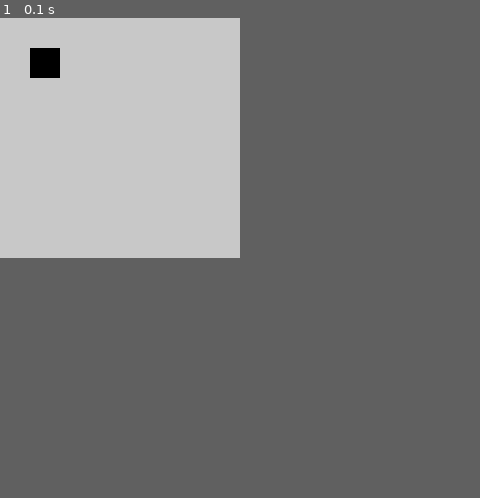
Above: before the commit, frame 1.
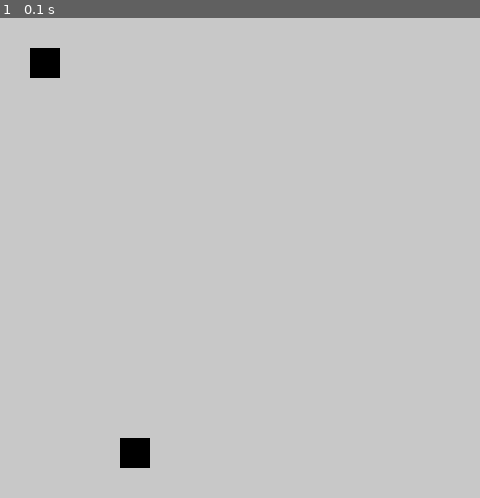
Above: after the commit, the same moment.

Repository: vaibhav02kadam/MP_RBE550
Game: pygame game, started from getting_started/solution/obstacle_field/environment.py
The game is run twice, just before and just after one commit, with the same random seed, the same clock (stepped at 60 frames per second) and the same inputs.
Inputs:
- Up to frame 1 (0.1 s): no input
The window is 240x240 before the commit and 480x480 after it. Grey fills any space a smaller window leaves; there, only what the larger window draws over its background counts as a difference.

The runs differ from the first frame. In frame 1, 0.4% of the frame differs, in the area x 25-32%, y 87-94%.

Commit message:
getting single random obstalce

Diff:
--- a/getting_started/solution/obstacle_field/env_utils.py
+++ b/getting_started/solution/obstacle_field/env_utils.py
@@ -1,8 +1,8 @@
 
 
 #Grid params
-grid_width = 8
-grid_height = 8
+grid_width = 16
+grid_height = 16
 block_size = 30
 
 #Screen params
@@ -12,6 +12,8 @@
 #Colors
 COLOR_BLACK = (0, 0, 0)
 COLOR_WHITE = (200, 200, 200)
+
+obstacle_occupancy_percent = 50
 
 # #Tetrominos
 tetro = [
--- a/getting_started/solution/obstacle_field/environment.py
+++ b/getting_started/solution/obstacle_field/environment.py
@@ -1,5 +1,7 @@
 import os, sys
 import pygame
+import random as rnd
+import math
 from env_utils import*
 
 #Initilising pygame module
@@ -12,11 +14,13 @@
         self.grid_width = grid_width
         self.grid_height = grid_height
         self.block_size = block_size
-        self.tetro = []
+        self.tetro = tetro
         self.grid_env = []
 
         self.screen_width = self.grid_width*self.block_size
         self.screen_height = self.grid_height*self.block_size
+
+        self.obstacle_occupancy = obstacle_occupancy_percent/100
 
         print("Intiliasing Environment with Grid ")
 
@@ -33,9 +37,6 @@
                 else:
                     color = COLOR_WHITE
                 pygame.draw.rect(screen, color, rect, 0)
-
-
-
 
 
     def getGridEnv(self):
@@ -55,12 +56,22 @@
             return 0
 
 
-'''
-    def drawObstacle(self):
+    def getObstacles(self):
+        obstacle_grids = round((self.grid_width * self.grid_height)*self.obstacle_occupancy)
+
+        random_tetro_shape = rnd.choice(self.tetro)
+        rand_x_cord = rnd.randint(0, len(self.grid_env[0]))
+        rand_y_cord = rnd.randint(0, len(self.grid_env))
+        print("rand shape and coords",random_tetro_shape, (rand_x_cord, rand_y_cord))
+
+        random_rotation = rnd.choice([90, 180, 270,360])
+        print("random rotation", random_rotation)
 
 
-    def getObstacles(self):
-'''
+        for x_ in range(0, len(self.grid_env[0])):
+            for y_ in range(0, len(self.grid_env)):
+                if x_ == rand_x_cord and y_ == rand_y_cord:
+                    self.grid_env[x_][y_] = 1
 
 
 
@@ -70,12 +81,10 @@
     grid = Grid(grid_width, grid_height, block_size, tetro)
     screen = pygame.display.set_mode(( grid.screen_width, grid.screen_height))
     screen.fill(COLOR_BLACK)
-    pygame.display.set_caption("Obstacles field - Vaibhav Kadam")
+    pygame.display.set_caption("Obstacles field RBE 550 - Vaibhav Kadam")
     grid.getGridEnv()
     grid.grid_env[1][1] = 1
-    print(grid.grid_env)
-
-
+    grid.getObstacles()
 
 
     running = True
